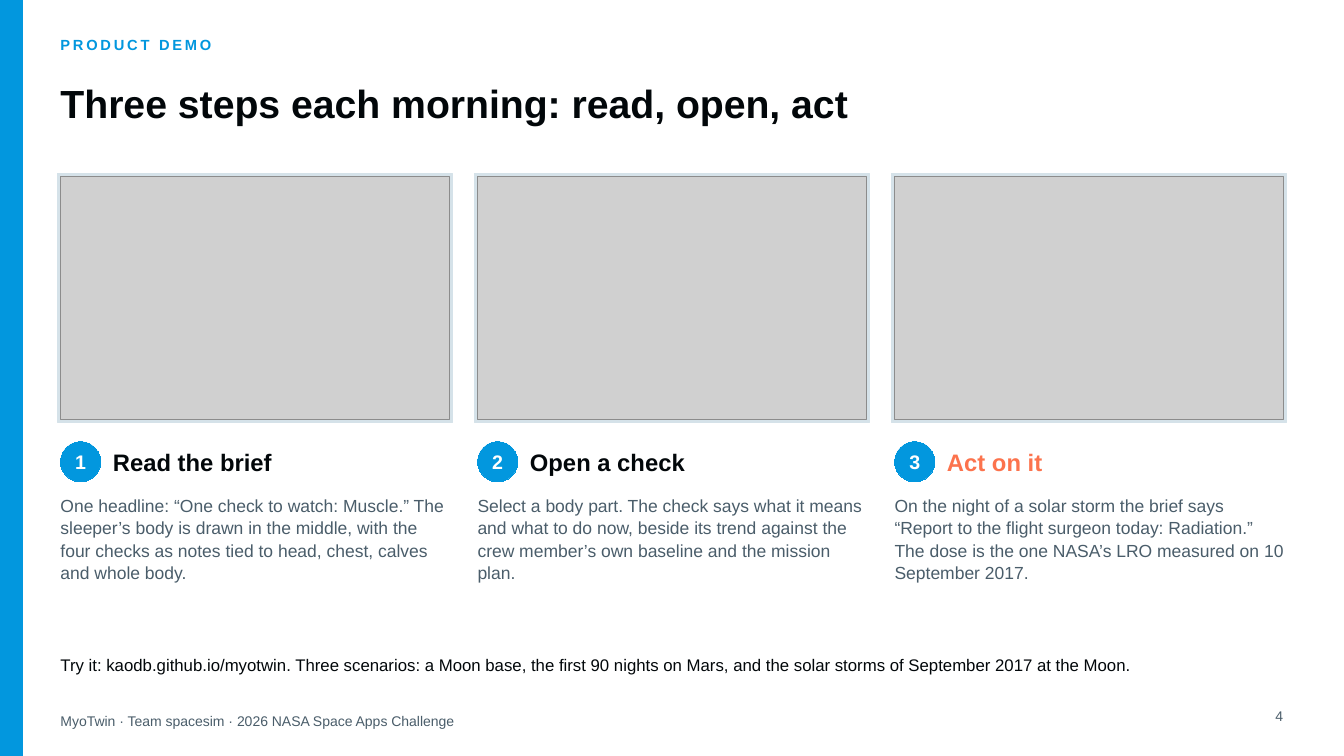
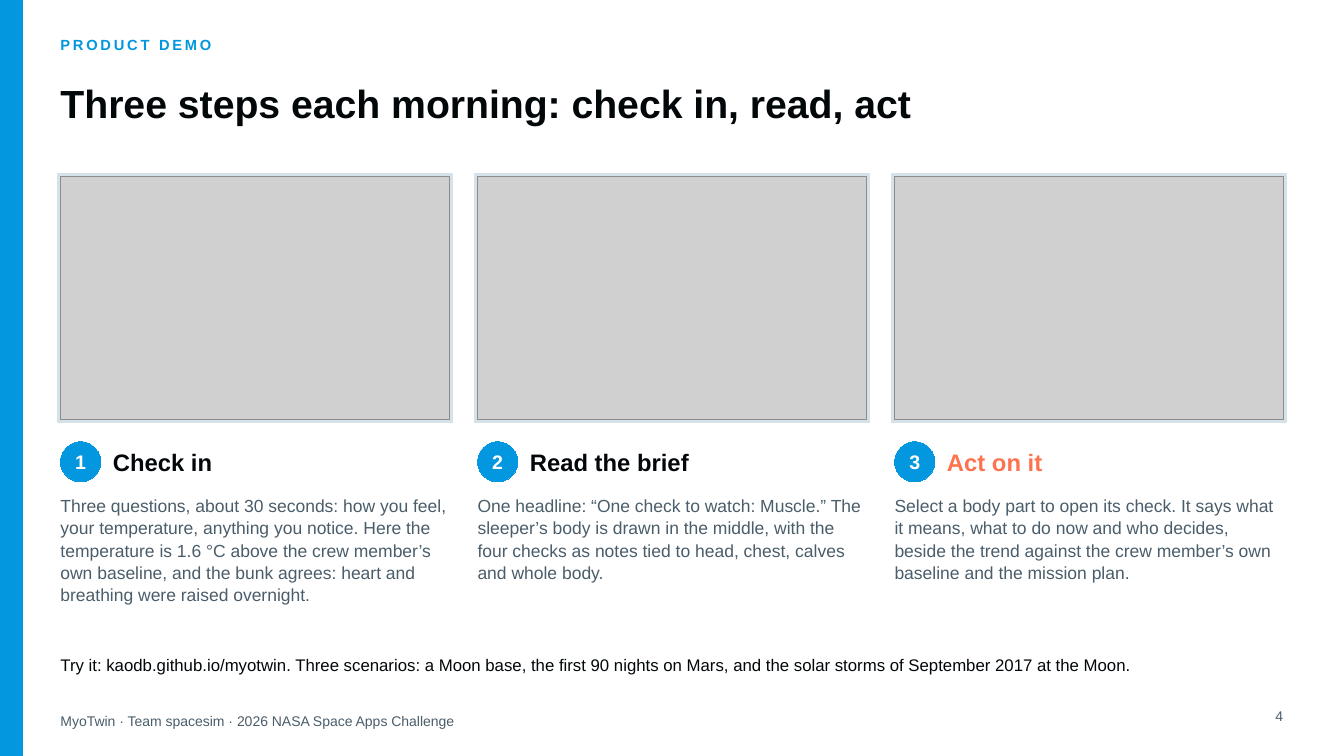
Before and after one commit to KAODB/myotwin, a slide deck: slide 4 of demo/slides/MyoTwin-demo.pptx. Drawn at 1344x756 pixels with LibreOffice and Linux fonts; fonts in the diff are those of the drawing; grey boxes stand for pictures. Boxes give left, top, right and bottom in pixels: in the first picture for what was removed or moved away, otherwise in the second. Text is boxed around its words. In the diff, an @@ line names an element or a change of style, - is before the commit and + after.

```diff
--- a/demo/slides/MyoTwin-demo.pptx
+++ b/demo/slides/MyoTwin-demo.pptx
@@ title at [60, 89, 911, 126]: text changed @@
-Three steps each morning: read, open, act
+Three steps each morning: check in, read, act
@@ text at [113, 453, 212, 472]: text changed @@
-Read the brief
+Check in
@@ text at [530, 453, 689, 472]: text changed @@
-Open a check
+Read the brief
@@ text at [60, 499, 446, 605]: text changed @@
-One headline: “One check to watch: Muscle.” The sleeper’s body is drawn in the middle, with the four checks as notes tied to head, chest, calves and whole body.
+Three questions, about 30 seconds: how you feel, your temperature, anything you notice. Here the temperature is 1.6 °C above the crew member’s own baseline, and the bunk agrees: heart and breathing were raised overnight.
@@ text at [478, 499, 861, 583]: text changed @@
-Select a body part. The check says what it means and what to do now, beside its trend against the crew member’s own baseline and the mission plan.
+One headline: “One check to watch: Muscle.” The sleeper’s body is drawn in the middle, with the four checks as notes tied to head, chest, calves and whole body.
@@ text at [895, 499, 1273, 583]: text changed @@
-On the night of a solar storm the brief says “Report to the flight surgeon today: Radiation.” The dose is the one NASA’s LRO measured on 10 September 2017.
+Select a body part to open its check. It says what it means, what to do now and who decides, beside the trend against the crew member’s own baseline and the mission plan.
```
Also in this commit, not shown: 3 other slides changed, 11 other files.
